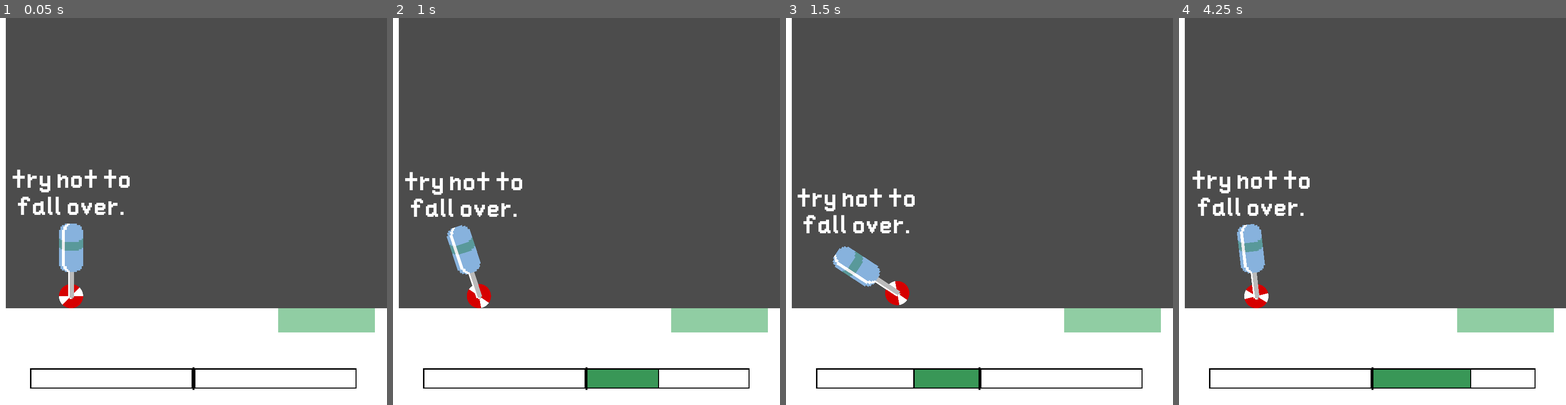
Above: before the commit, frames 1-4 (left to right).
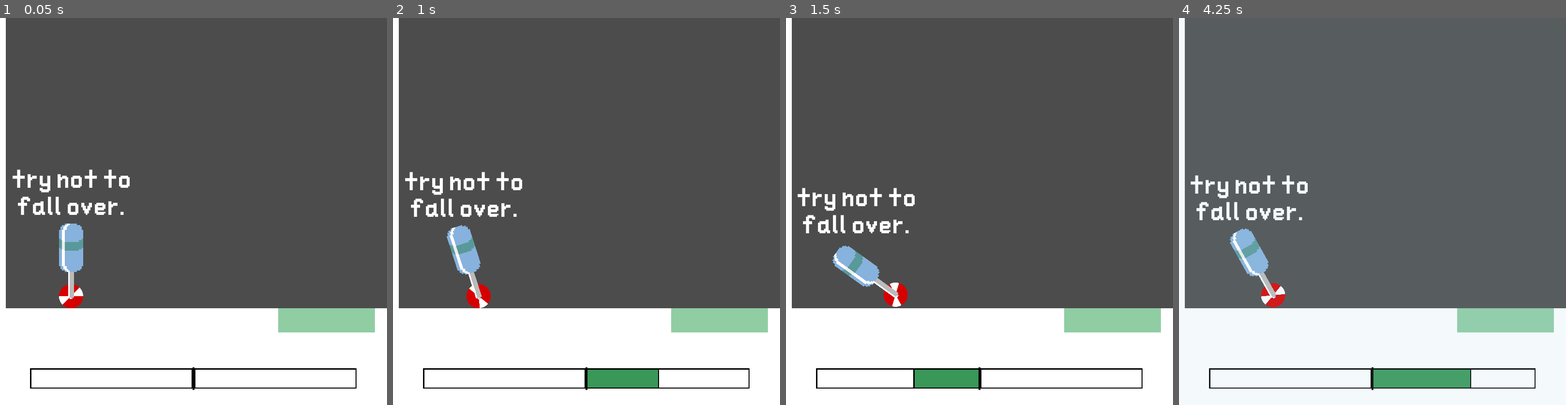
Above: after the commit, the same moments.

Repository: name-here/BalanceGame
Game: Godot game, scene res://Levels/Tutorial_01/Tutorial_01.tscn
Two runs of this game, one before a commit and one after it. Both use one fixed random seed, a clock stepped at 60 frames per second and the inputs below.
Inputs (mouse positions are in pixels of both pictures, inside the frame that each line leads up to):
- Up to frame 1 (0.05 s): no input
- Up to frame 2 (1 s): move the mouse to (671, 192) at 0.52 s; hold Space (character_compress) from 0.53 s (still down)
- Up to frame 3 (1.5 s): move the mouse to (902, 230) at 1.27 s; release Space (character_compress) at 1.28 s; tap Space (character_compress) at 1.35 s
- Up to frame 4 (4.25 s): move the mouse to (1411, 126) at 2.02 s; hold Space (character_compress) 2.03-2.78 s; move the mouse to (1353, 288) at 2.77 s; tap Space (character_compress) at 2.85 s; move the mouse to (1488, 269) at 3.52 s; hold Space (character_compress) from 3.53 s (still down); tap R (reset_level) at 4.15 s

Frame 1 is identical in both runs. In frame 2, less than 0.1% of the frame differs, in the area x 14-26%, y 53-75%; in frame 3, 0.6%; in frame 4, 3.1%, in the area x 3-93%, y 39-97%.

Commit message:
More work on Tutorial_01 (added color change for rewind))

Diff:
--- a/Levels/Tutorial_01/LevelController.gd
+++ b/Levels/Tutorial_01/LevelController.gd
@@ -11,6 +11,9 @@
 onready var character_label:Label = get_node(_character_label)
 export(NodePath) var _completed_text:NodePath
 onready var completed_text:Label = get_node(_completed_text)
+
+export(NodePath) var _rewind_overlay:NodePath
+onready var rewind_overlay:ColorRect = get_node(_rewind_overlay)
 
 export(NodePath) var _tween:NodePath
 onready var tween:Tween = get_node(_tween)
@@ -72,9 +75,19 @@
 				body_rotations = PoolRealArray()
 				wheel_positions = PoolVector2Array()
 				wheel_rotations = PoolRealArray()
-				set_physics(true)
-				level_state = states.PLAYING
-
+				tween.interpolate_property(rewind_overlay, "color:a", rewind_overlay.color.a, 0, 0.5)
+				tween.interpolate_deferred_callback(self, 0.5, "play")
+				tween.start()
+
+
+func pause() -> void:
+	set_physics(false)
+	level_state = states.PAUSED
+
+func play() -> void:
+	print("playing")
+	set_physics(true)
+	level_state = states.PLAYING
 
 func restart(time:float = 1, override:bool = false):
 	if override or level_state == states.PLAYING:
@@ -85,6 +98,8 @@
 		character.wheel.linear_velocity = Vector2(0, 0)
 		rewind_length = time
 		rewind_time = rewind_length
+		tween.interpolate_property(rewind_overlay, "color:a", 0, 0.15, 0.1)
+		tween.start()
 		level_state = states.RESTARTING
 	else:
 		match level_state:
@@ -103,7 +118,7 @@
 				tween.interpolate_deferred_callback(self, time/2, "restart", time/2, true)
 				tween.start()
 
-func next_complete_anim():
+func next_complete_anim() -> void:
 	if level_state >= states.COMPLETE_1:
 		if level_state < states.size() - 1:
 			level_state += 1
@@ -145,7 +160,7 @@
 		_on_window_resize()
 		camera.make_current()
 		level_state = states.PLAYING
-		#get_viewport().connect("size_changed", self, "_on_window_resize")
+		get_viewport().connect("size_changed", self, "_on_window_resize")
 	else:
 		level_state = states.INACTIVE
 
@@ -178,6 +193,10 @@
 				restart(0.5)
 			states.COMPLETE_3:
 				restart(2)
+	elif event.is_action_pressed("toggle_fullscreen"):
+		OS.window_fullscreen = !OS.window_fullscreen
+	elif event.is_action_pressed("toggle_fullscreen"):
+		OS.window_fullscreen = false
 
 func _on_window_resize():
 	camera.position.x = get_viewport_rect().size.x / 2
--- a/Levels/Tutorial_01/Tutorial_01.tscn
+++ b/Levels/Tutorial_01/Tutorial_01.tscn
@@ -32,6 +32,7 @@
 _goal = NodePath("Geometry/Goal")
 _character_label = NodePath("Character/Label")
 _completed_text = NodePath("Camera2D/HUD/CompletedText")
+_rewind_overlay = NodePath("Camera2D/HUD/RewindOverlay")
 _tween = NodePath("Tween")
 
 [node name="Tween" type="Tween" parent="."]
@@ -104,7 +105,15 @@
 
 [node name="HUD" parent="Camera2D" instance=ExtResource( 2 )]
 
-[node name="Margin" parent="Camera2D/HUD" index="0"]
+[node name="RewindOverlay" type="ColorRect" parent="Camera2D/HUD"]
+anchor_right = 1.0
+anchor_bottom = 1.0
+color = Color( 0.635294, 0.827451, 0.87451, 0 )
+__meta__ = {
+"_edit_use_anchors_": false
+}
+
+[node name="Margin" parent="Camera2D/HUD" index="1"]
 custom_constants/margin_right = 40
 custom_constants/margin_top = 40
 custom_constants/margin_left = 40
--- a/project.godot
+++ b/project.godot
@@ -64,6 +64,16 @@
 "events": [ Object(InputEventKey,"resource_local_to_scene":false,"resource_name":"","device":0,"alt":false,"shift":false,"control":false,"meta":false,"command":false,"pressed":false,"scancode":32,"unicode":0,"echo":false,"script":null)
  ]
 }
+toggle_fullscreen={
+"deadzone": 0.5,
+"events": [ Object(InputEventKey,"resource_local_to_scene":false,"resource_name":"","device":0,"alt":false,"shift":false,"control":false,"meta":false,"command":false,"pressed":false,"scancode":70,"unicode":0,"echo":false,"script":null)
+ ]
+}
+exit_fullscreen={
+"deadzone": 0.5,
+"events": [ Object(InputEventKey,"resource_local_to_scene":false,"resource_name":"","device":0,"alt":false,"shift":false,"control":false,"meta":false,"command":false,"pressed":false,"scancode":16777217,"unicode":0,"echo":false,"script":null)
+ ]
+}
 
 [layer_names]
 
